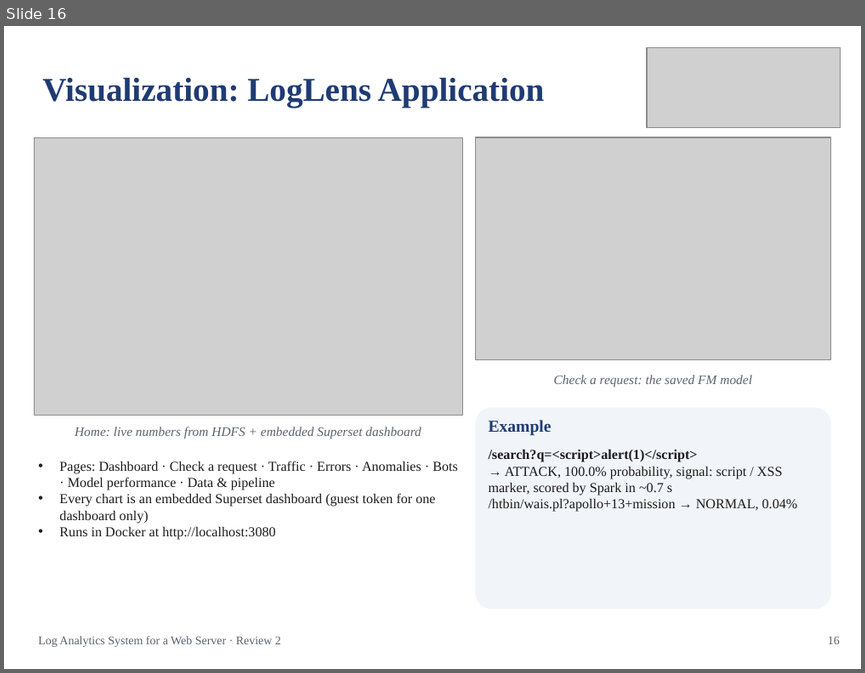
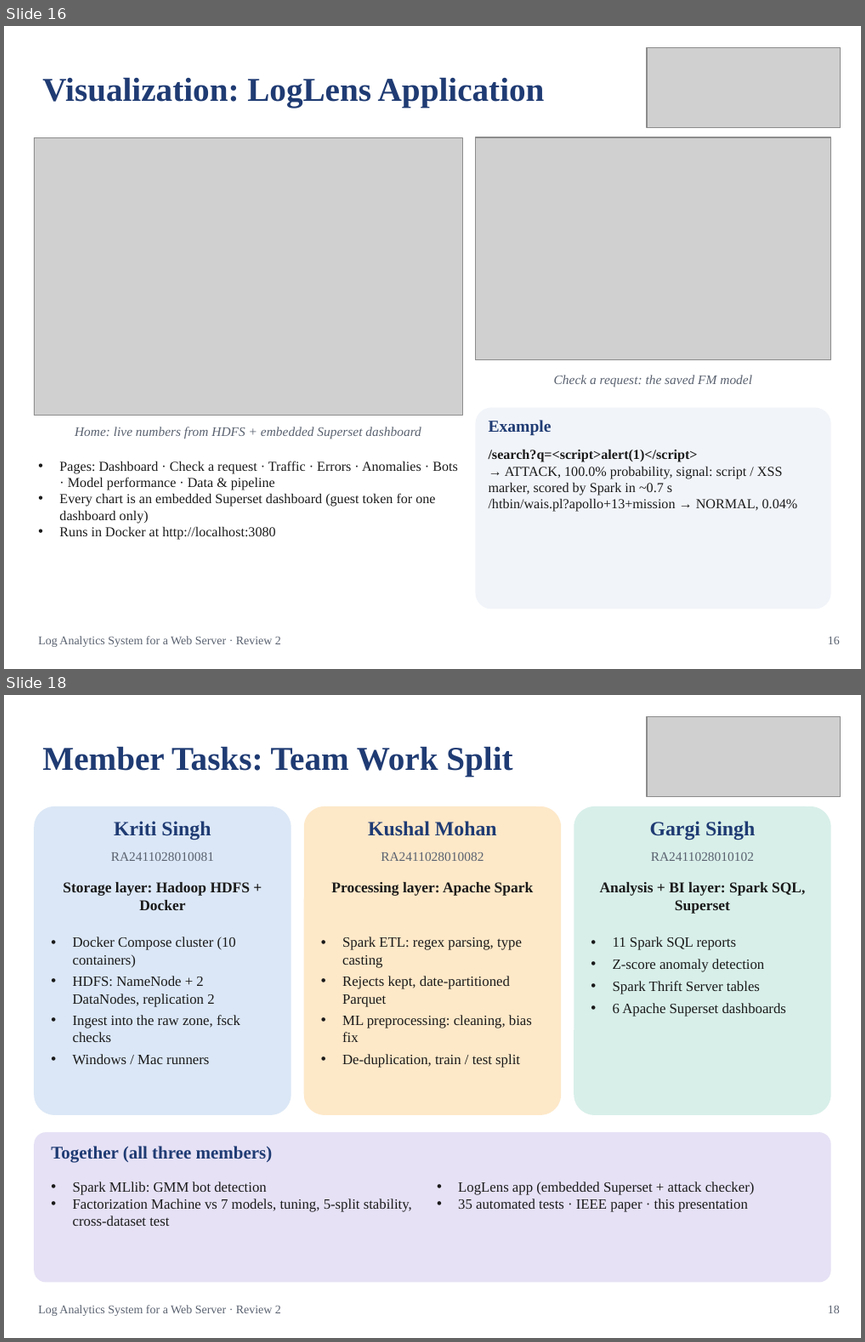
Before and after one commit to kushal040511/Web-server-log-analytics-system, a slide deck: docs/deck/LogAnalytics_Review2.pptx. Shown one above the other, each under a label of ours: slide 16 before the commit, slides 16 and 18 after it; the slides between them are not shown. The pictures are 865x673 and 865x1342 pixels, drawn with LibreOffice and Linux fonts; fonts in the diff are those of the drawing; grey boxes stand for pictures. Boxes give left, top, right and bottom in pixels: in the first picture for what was removed or moved away, otherwise in the second. Text is boxed around its words. In the diff, an @@ line names an element or a change of style, - is before the commit and + after.

```diff
--- a/docs/deck/LogAnalytics_Review2.pptx
+++ b/docs/deck/LogAnalytics_Review2.pptx
@@ slide 18 added at bbox=[4, 695, 861, 1338], background #FFFFFF @@
@@ picture added at bbox=[647, 716, 840, 797] @@
@@ title added at bbox=[42, 746, 512, 777], 28 pt, text #1F3B73, bold @@
+Member Tasks: Team Work Split
@@ rounded rectangle added at bbox=[34, 806, 291, 1115], fill #DBE7F6 @@
@@ text added at bbox=[114, 821, 211, 840], 17 pt, text #1F3B73, bold @@
+Kriti Singh
@@ rounded rectangle added at bbox=[304, 806, 561, 1115], fill #FDE8C8 @@
@@ text added at bbox=[368, 821, 497, 836], 17 pt, text #1F3B73, bold @@
+Kushal Mohan
@@ rounded rectangle added at bbox=[574, 806, 831, 1115], fill #D8EFE9 @@
@@ text added at bbox=[650, 821, 755, 840], 17 pt, text #1F3B73, bold @@
+Gargi Singh
@@ text added at bbox=[111, 852, 214, 861], 11 pt, text #5A6270 @@
+RA2411028010081
@@ text added at bbox=[381, 852, 483, 861], 11 pt, text #5A6270 @@
+RA2411028010082
@@ text added at bbox=[651, 852, 754, 861], 11 pt, text #5A6270 @@
+RA2411028010102
@@ text added at bbox=[63, 882, 250, 910], 12.5 pt, text #1A1A1A, bold @@
+Storage layer: Hadoop HDFS + Docker
@@ text added at bbox=[331, 882, 534, 896], 12.5 pt, text #1A1A1A, bold @@
+Processing layer: Apache Spark
@@ text added at bbox=[600, 882, 805, 913], 12.5 pt, text #1A1A1A, bold @@
+Analysis + BI layer: Spark SQL, Superset
@@ text added at bbox=[73, 936, 240, 1064], 12 pt, text #1A1A1A @@
+• Docker Compose cluster (10 containers)
+• HDFS: NameNode + 2 DataNodes, replication 2
+• Ingest into the raw zone, fsck checks
+• Windows / Mac runners
@@ text added at bbox=[342, 936, 532, 1067], 12 pt, text #1A1A1A @@
+• Spark ETL: regex parsing, type casting
+• Rejects kept, date-partitioned Parquet
+• ML preprocessing: cleaning, bias fix
+• De-duplication, train / test split
@@ text added at bbox=[613, 936, 786, 1016], 12 pt, text #1A1A1A @@
+• 11 Spark SQL reports
+• Z-score anomaly detection
+• Spark Thrift Server tables
+• 6 Apache Superset dashboards
@@ rounded rectangle added at bbox=[34, 1132, 831, 1281], fill #E6E1F5 @@
@@ text added at bbox=[51, 1145, 273, 1162], 15 pt, text #1F3B73, bold @@
+Together (all three members)
@@ text added at bbox=[73, 1181, 412, 1225], 12 pt, text #1A1A1A @@
+• Spark MLlib: GMM bot detection
+• Factorization Machine vs 7 models, tuning, 5-split stability, cross-dataset test
@@ text added at bbox=[458, 1181, 755, 1212], 12 pt, text #1A1A1A @@
+• LogLens app (embedded Superset + attack checker)
+• 35 automated tests · IEEE paper · this presentation
@@ text added at bbox=[38, 1304, 281, 1315], 10 pt, text #5A6270 @@
+Log Analytics System for a Web Server · Review 2
@@ text added at bbox=[828, 1304, 840, 1313], 10 pt, text #5A6270 @@
+18
```
Also in this commit, not shown: 5 slides changed, 1 other file.
